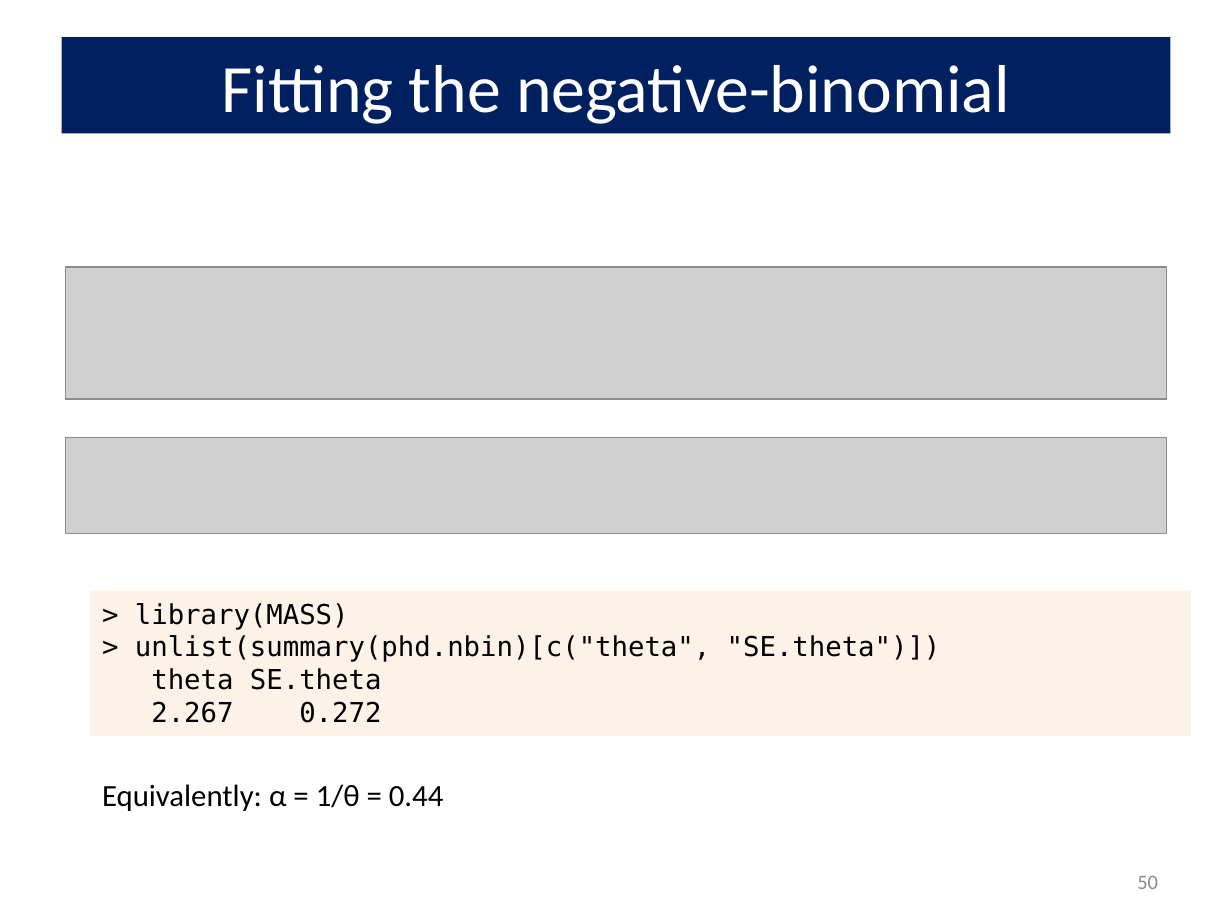
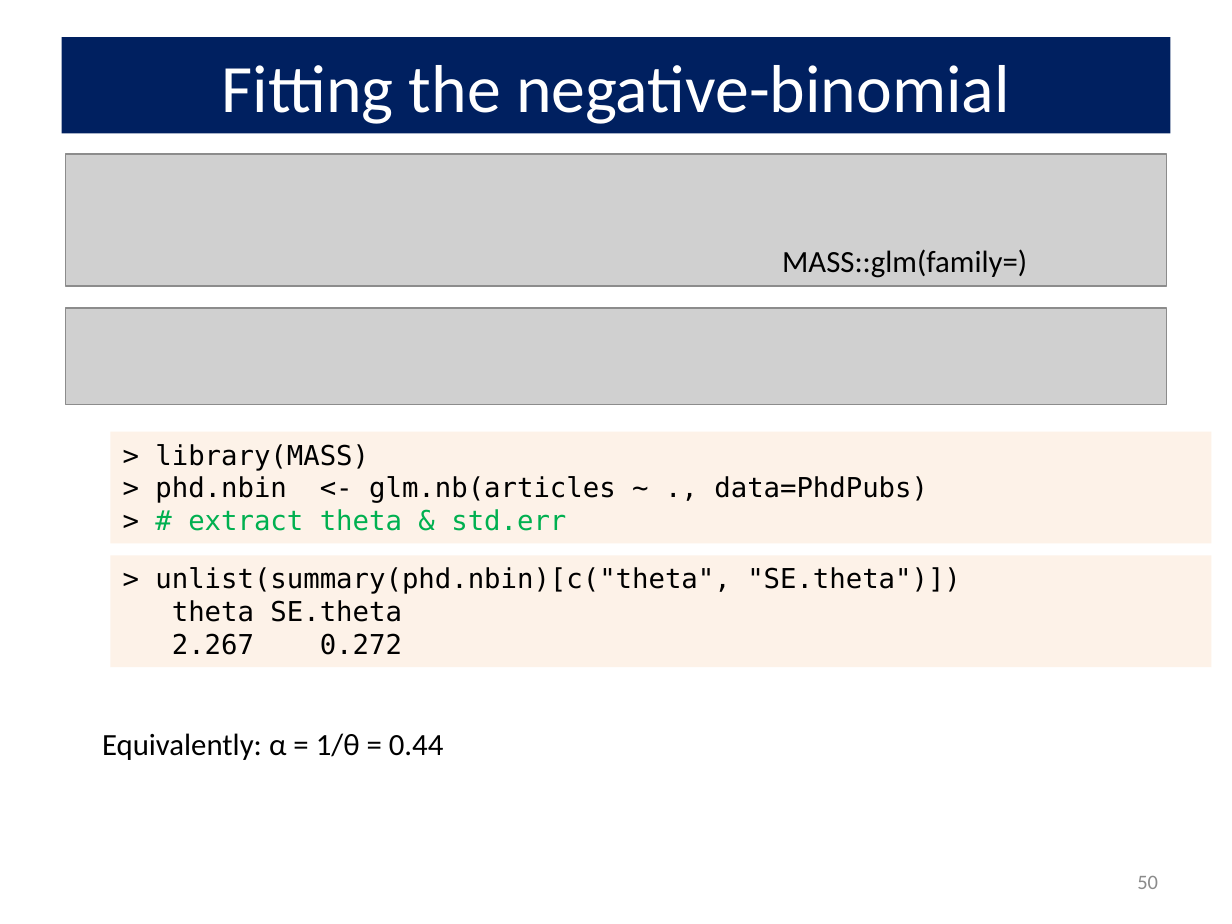
Before and after one commit to friendly/psy6136, a slide deck: slide 50 of lectures/09-CountData.pptx. Drawn at 1232x924 pixels with LibreOffice and Linux fonts; fonts in the diff are those of the drawing; grey boxes stand for pictures. Boxes give left, top, right and bottom in pixels: in the first picture for what was removed or moved away, otherwise in the second. Text is boxed around its words. In the diff, an @@ line names an element or a change of style, - is before the commit and + after.

```diff
--- a/lectures/09-CountData.pptx
+++ b/lectures/09-CountData.pptx
@@ picture: place and size @@
-picture at [65, 267, 1167, 399]
+picture at [65, 154, 1167, 286]
@@ text added at [782, 249, 1027, 278], 18 pt, text #000000 @@
+MASS::glm(family=)
@@ picture: place and size @@
-picture at [65, 437, 1167, 533]
+picture at [65, 308, 1167, 404]
@@ rectangle added at [111, 431, 1212, 543], fill #FDEADA at 60% opacity, 16 pt, text #000000 @@
+> library(MASS)
+> phd.nbin <- glm.nb(articles ~ ., data=PhdPubs)
+> # extract theta & std.err
@@ rectangle "> unlist(summary(phd.nbin)[c("theta", "SE.theta")])": place and size @@
-rectangle "> unlist(summary(phd.nbin)[c("theta", "SE.theta")])" at [90, 591, 1191, 737]
+rectangle "> unlist(summary(phd.nbin)[c("theta", "SE.theta")])" at [111, 556, 1212, 668]
@@ text in rectangle at [135, 603, 349, 630]: paragraph removed @@
-> library(MASS)
@@ text "Equivalently: α = 1/θ = ...": place and size @@
-text "Equivalently: α = 1/θ = ..." at [102, 784, 444, 811]
+text "Equivalently: α = 1/θ = ..." at [102, 733, 444, 760]
```
Also in this commit, not shown: 20 other slides changed, 1 slide added, 26 other files.
